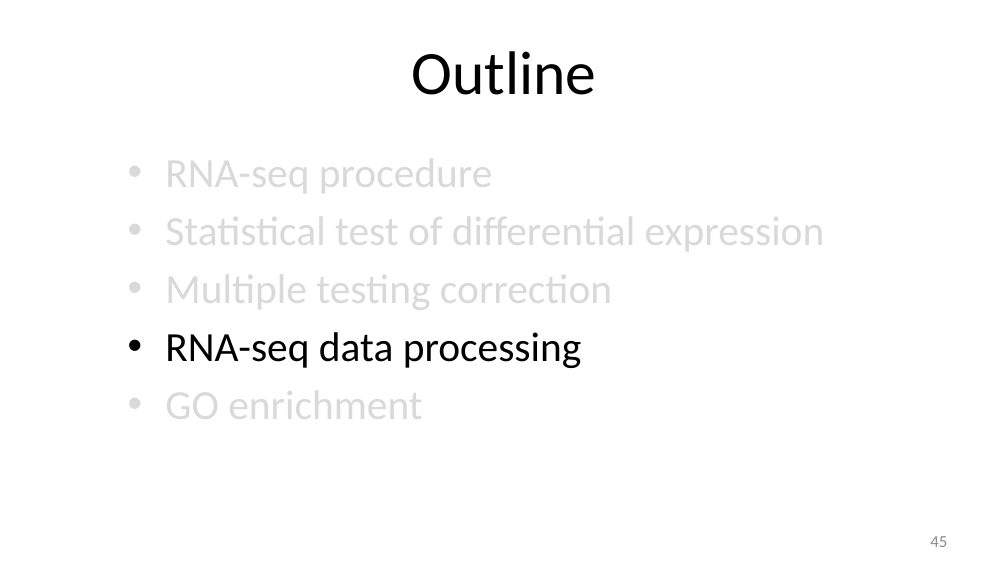
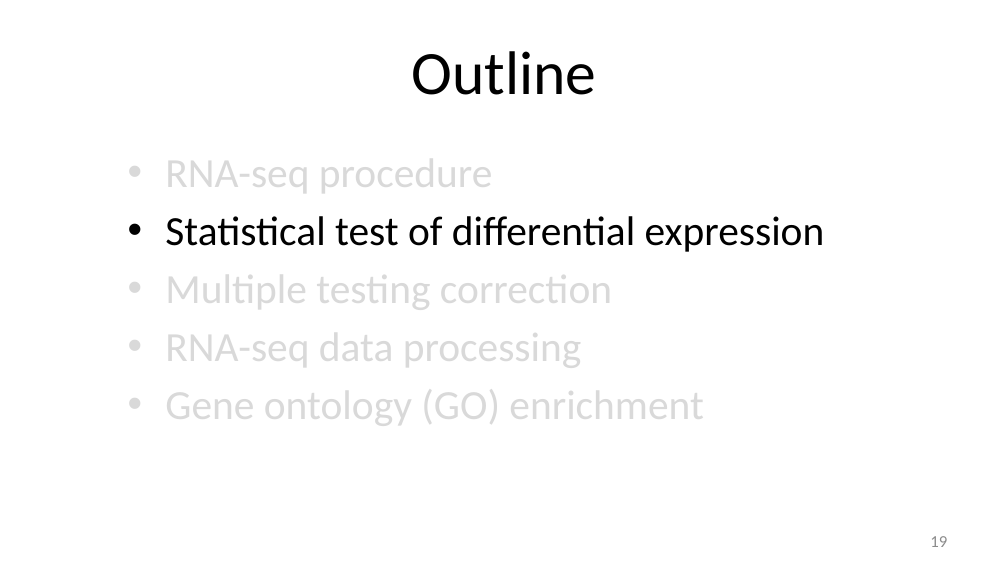
Before and after one commit to liu3zhenlab/teaching, a slide deck: slide 19 of RNA-Seq-Workshop/2026/lectures/IGF26_RNA-seq.pptx (slide 45 before the commit). Drawn at 1008x567 pixels with LibreOffice and Linux fonts; fonts in the diff are those of the drawing. Boxes give left, top, right and bottom in pixels: in the first picture for what was removed or moved away, otherwise in the second. Text is boxed around its words. In the diff, an @@ line names an element or a change of style, - is before the commit and + after.

```diff
--- a/RNA-Seq-Workshop/2026/lectures/IGF26_RNA-seq.pptx
+++ b/RNA-Seq-Workshop/2026/lectures/IGF26_RNA-seq.pptx
@@ text at bbox=[165, 216, 825, 373]: text colour #D9D9D9 to #000000 in "Statistical test of differential expression"; text colour #000000 to #D9D9D9 in "RNA-seq data processing" @@
@@ text at bbox=[165, 380, 704, 431]: text changed @@
-• GO enrichment
+• Gene ontology (GO) enrichment
@@ page number at bbox=[930, 536, 947, 547]: text changed @@
-45
+19
```
Also in this commit, not shown: 8 other slides changed, 4 slides added.
